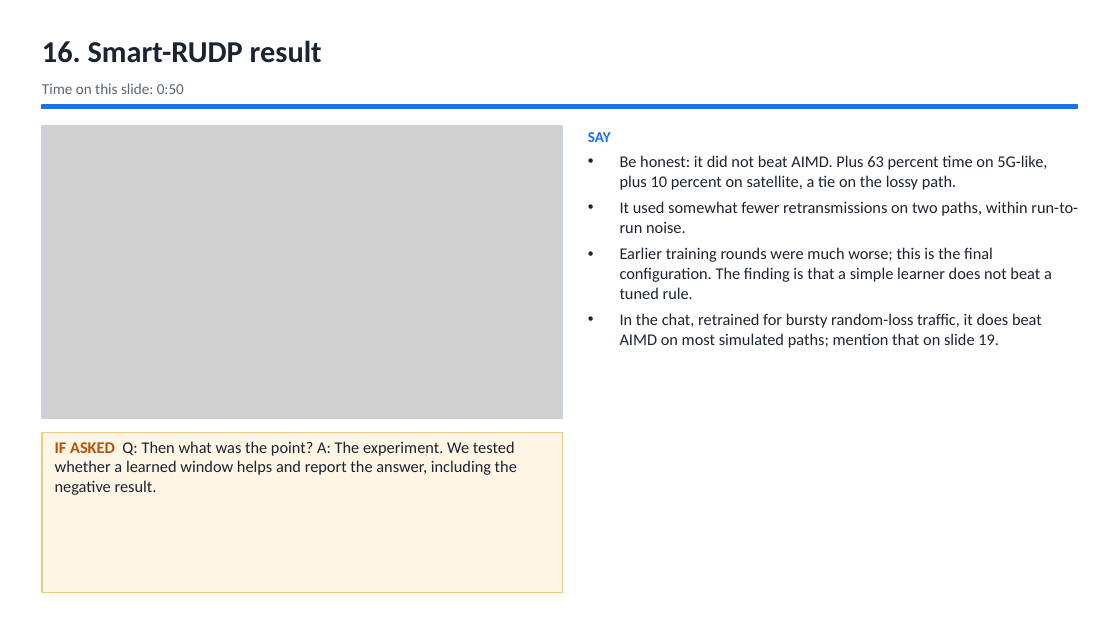
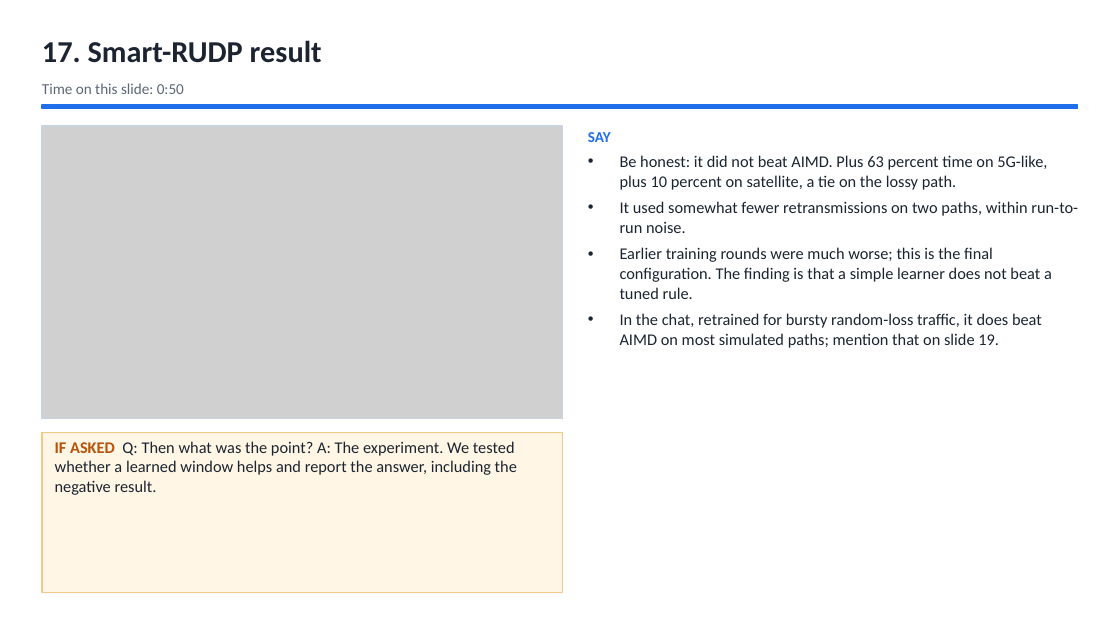
Before and after one commit to Capsturrrr/rudp, a slide deck: slide 19 of docs/RUDP_Host_Guide.pptx (slide 18 before the commit). Drawn at 1120x630 pixels with LibreOffice and Linux fonts; fonts in the diff are those of the drawing; grey boxes stand for pictures. Boxes give left, top, right and bottom in pixels: in the first picture for what was removed or moved away, otherwise in the second. Text is boxed around its words. In the diff, an @@ line names an element or a change of style, - is before the commit and + after.

```diff
--- a/docs/RUDP_Host_Guide.pptx
+++ b/docs/RUDP_Host_Guide.pptx
@@ text at [42, 40, 322, 63]: text changed @@
-16. Smart-RUDP result
+17. Smart-RUDP result
```
Also in this commit, not shown: 7 other slides changed, 1 slide added, 3 other files.
